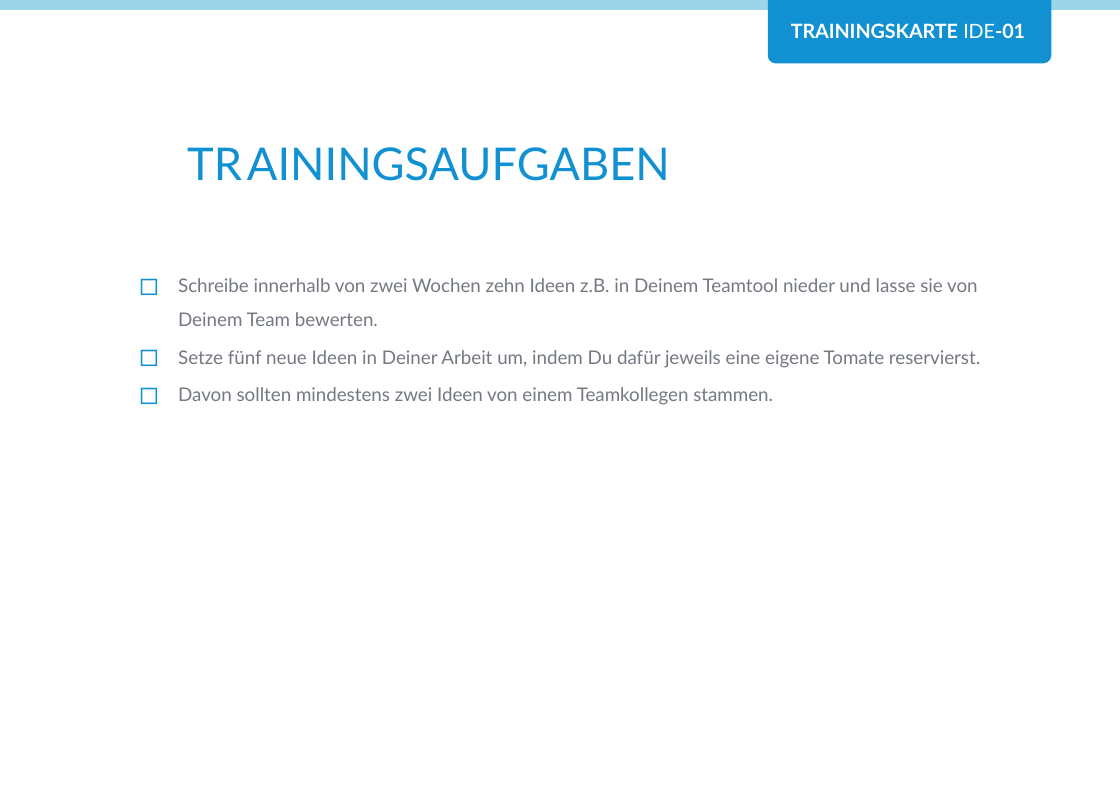
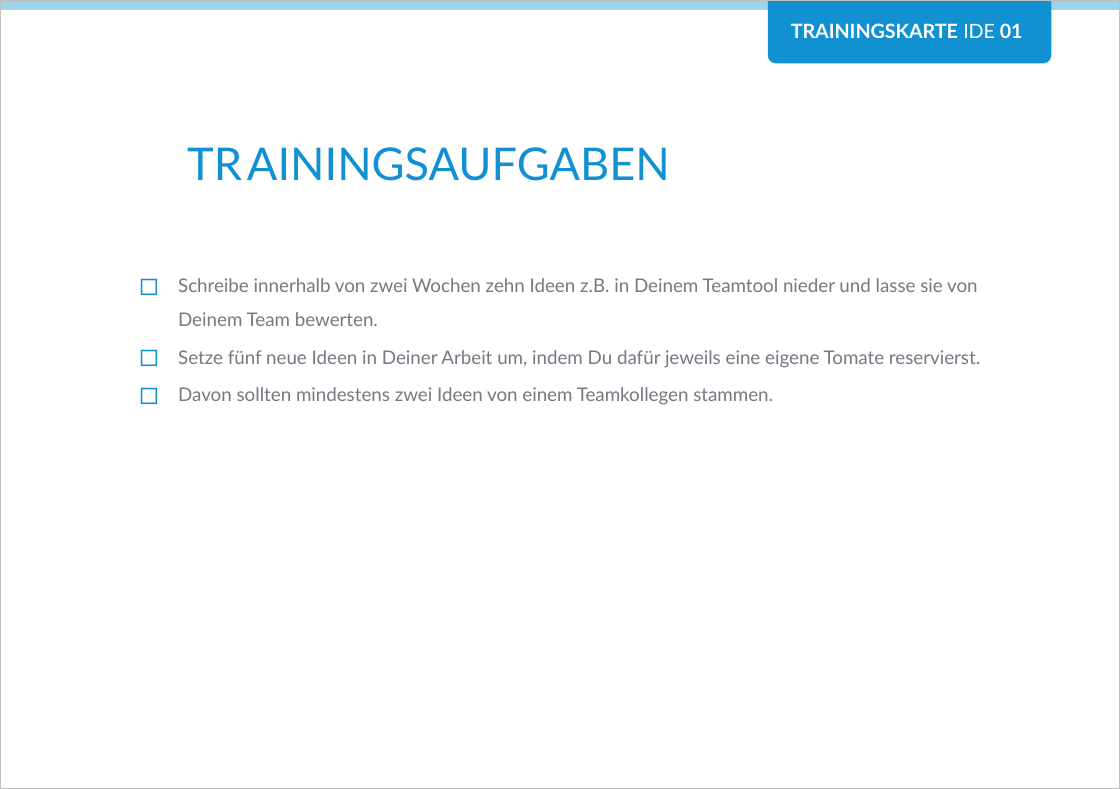
Before and after one commit to Teamtool/training-materials, a slide deck: slide 2 of agile moves/Ideas (IDE)/ger_IDE_01_Verantwortung_beginnt_mit einer_Idee.pptx. Drawn at 1120x789 pixels with LibreOffice and Linux fonts; fonts in the diff are those of the drawing; background and template pictures are left out. Boxes give left, top, right and bottom in pixels: in the first picture for what was removed or moved away, otherwise in the second. Text is boxed around its words. In the diff, an @@ line names an element or a change of style, - is before the commit and + after.

Commit message:
IDE01

```diff
--- a/agile moves/Ideas (IDE)/ger_IDE_01_Verantwortung_beginnt_mit einer_Idee.pptx
+++ b/agile moves/Ideas (IDE)/ger_IDE_01_Verantwortung_beginnt_mit einer_Idee.pptx
@@ rectangle added at (0,0,1120,789), outline #BFBFBF 0.75 pt @@
@@ text at (791,23,1023,38): text changed @@
-TRAININGSKARTE IDE-01
+TRAININGSKARTE IDE 01
```
Also in this commit, not shown: 1 other slide changed.
